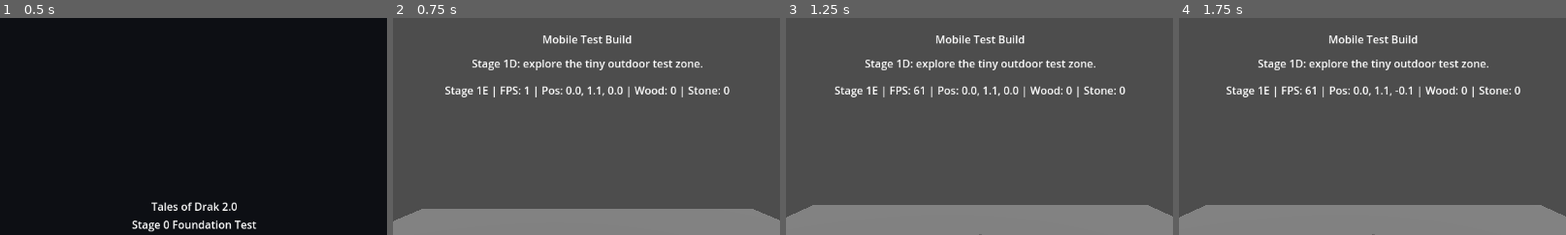
Above: before the commit, frames 1-4 (left to right).
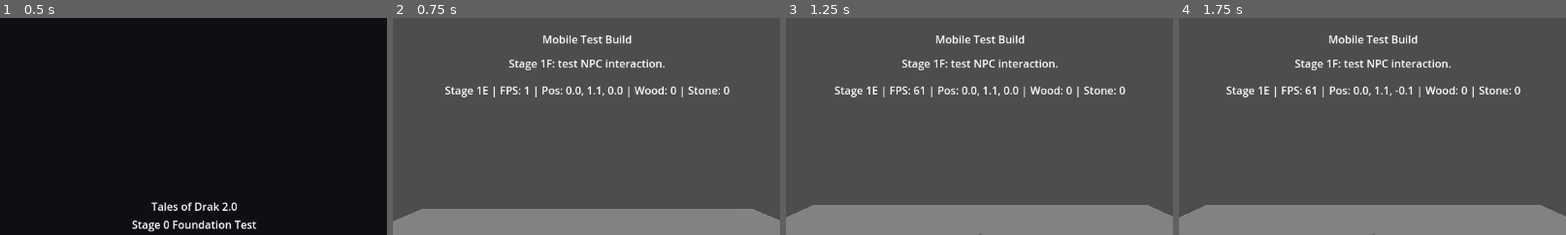
Above: after the commit, the same moments.

Repository: tristanvickery20/Tales-of-Drak-2.0
Game: Godot game, scene res://scenes/main_menu/main_menu.tscn
Same seed, same stepped clock (60 frames per second), same inputs: the game is played once before the commit and once after it.
Inputs:
- Up to frame 1 (0.5 s): no input
- Up to frame 2 (0.75 s): click "Start Game" at 0.5 s
- Up to frame 3 (1.25 s): no input
- Up to frame 4 (1.75 s): click "↑" at 1.25 s
The pictures show only the part of the screen within x 25-75%, y 0-50%; the shares and areas given below are measured in that part.

Frame 1 is identical in both runs. In frame 2, 1.3% of the frame differs, in the area x 20-80%, y 19-25%; in frame 3, 1.3%; in frame 4, 1.3%.

Commit message:
Spawn simple NPC placeholder

Diff:
--- a/scripts/mobile_test_controls.gd
+++ b/scripts/mobile_test_controls.gd
@@ -2,6 +2,7 @@
 
 const MAIN_MENU_SCENE := "res://scenes/main_menu/main_menu.tscn"
 const STAGE_1D_ZONE_SCRIPT := preload("res://scripts/test_zone_layout.gd")
+const TEST_NPC_SCRIPT := preload("res://scripts/test_npc.gd")
 
 @onready var player: Node = get_node_or_null("../PlaceholderPlayer")
 @onready var camera: Node = get_node_or_null("../Camera3D")
@@ -17,6 +18,7 @@
 func _ready() -> void:
 	process_mode = Node.PROCESS_MODE_ALWAYS
 	_ensure_stage_1d_zone_exists()
+	_ensure_test_npc_exists()
 	_ensure_mobile_debug_controls_exist()
 	_refresh_optional_nodes()
 
@@ -55,7 +57,7 @@
 		pause_menu_button.pressed.connect(_on_back_to_menu_pressed)
 
 	_set_paused(false)
-	_set_status("Stage 1D: explore the tiny outdoor test zone.")
+	_set_status("Stage 1F: test NPC interaction.")
 
 func _process(_delta: float) -> void:
 	if not _paused and player != null and player.has_method("set_move_input"):
@@ -77,6 +79,48 @@
 	zone_controller.name = "Stage1DZoneController"
 	zone_controller.set_script(STAGE_1D_ZONE_SCRIPT)
 	world.add_child(zone_controller)
+
+func _ensure_test_npc_exists() -> void:
+	var world := get_parent() as Node3D
+	if world == null:
+		return
+	if world.get_node_or_null("TestNPC") != null:
+		return
+
+	var npc := StaticBody3D.new()
+	npc.name = "TestNPC"
+	npc.position = Vector3(0, 0.95, -3.2)
+	npc.add_to_group("test_interactable")
+	npc.set_script(TEST_NPC_SCRIPT)
+	npc.npc_name = "Test NPC"
+	npc.interaction_line = "The road ahead is not ready yet."
+	world.add_child(npc)
+
+	var mesh_instance := MeshInstance3D.new()
+	mesh_instance.name = "TestNPCMesh"
+	var mesh := CapsuleMesh.new()
+	mesh.radius = 0.45
+	mesh.height = 1.8
+	mesh_instance.mesh = mesh
+	var material := StandardMaterial3D.new()
+	material.albedo_color = Color(0.9, 0.75, 0.18, 1)
+	mesh_instance.material_override = material
+	npc.add_child(mesh_instance)
+
+	var collision := CollisionShape3D.new()
+	collision.name = "TestNPCCollision"
+	var shape := CapsuleShape3D.new()
+	shape.radius = 0.45
+	shape.height = 1.8
+	collision.shape = shape
+	npc.add_child(collision)
+
+	var label := Label3D.new()
+	label.name = "TestNPCLabel"
+	label.text = "Test NPC"
+	label.position = Vector3(0, 1.3, 0)
+	label.billboard = BaseMaterial3D.BILLBOARD_ENABLED
+	npc.add_child(label)
 
 func _ensure_mobile_debug_controls_exist() -> void:
 	var controls := get_node_or_null("Controls") as Control
@@ -92,7 +136,7 @@
 		new_debug_label.offset_right = -20.0
 		new_debug_label.offset_bottom = 130.0
 		new_debug_label.horizontal_alignment = HORIZONTAL_ALIGNMENT_CENTER
-		new_debug_label.text = "Stage 1D debug ready"
+		new_debug_label.text = "Stage 1F debug ready"
 		controls.add_child(new_debug_label)
 
 	if get_node_or_null("Controls/PauseButton") == null:
